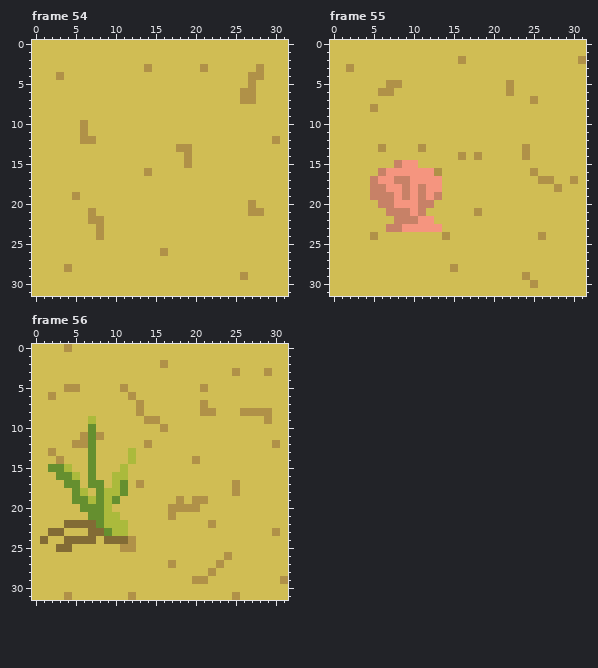
One commit to this pixel-art file: Scavenger Roguelike Tutorial/Assets/Sprites/Tribal_SpriteSheet.ase. That is the earlier state.
32x32 pixels, 93 frames. Colours within 5 levels of each other are drawn and written as one. Shown: frame 54, frame 55, frame 56. The commit also changed other frames, which this record leaves out.
Now the later version:
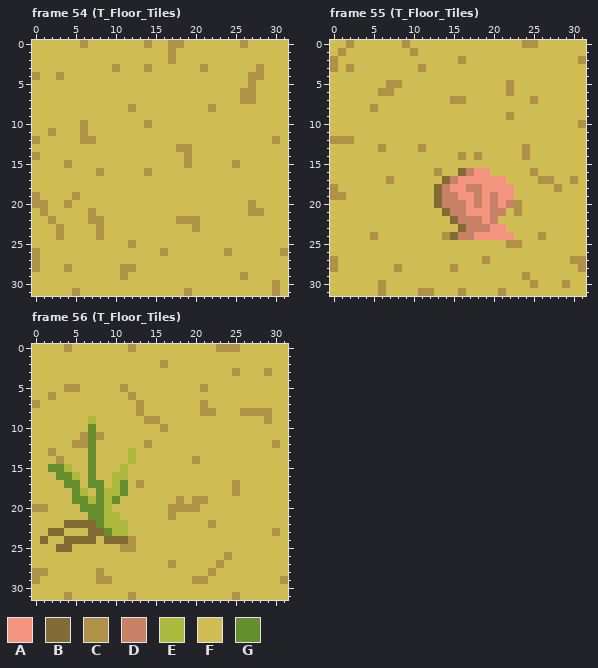
Palette (. is transparent): A #f5957f  B #826b35  C #b09148  D #c78167  E #abba3c  F #d0bd54  G #658f2f
Message: More Sprites added added new floor tiles
The exact change:
Frame 54 (T_Floor_Tiles), layers "Middle", "Bottom":
The author changed colour F to colour C in row 0 at x 6, 14, 17 to 18 and 26; in rows 1 to 2 at x 17; in row 3 at x 10; in row 4 at x 0; in row 8 at x 12 and 22; in row 10 at x 14.
The author changed colour F to colour C in row 11 at x 2; in row 12 at x 0; in row 14 at x 0; in row 15 at x 4 and 25; in row 16 at x 8; in row 19 at x 0.
The author changed colour F to colour C in row 20 at x 0 to 1 and 4; in row 21 at x 1; in row 22 at x 2 and 18 to 20; in row 23 at x 3 and 20; in row 24 at x 3; in row 25 at x 12.
The author changed colour F to colour C in row 26 at x 0, 24 and 31; in row 27 at x 0; in row 28 at x 0 and 11 to 12; in row 29 at x 11; in row 30 at x 30; in row 31 at x 5, 19 and 30.
Frame 55 (T_Floor_Tiles), layers "Top", "Middle":
The author changed colour C to colour A in row 21 at x 18.
The author changed colour F to colour A in row 16 at x 18 to 19; in row 17 at x 16 to 21; in row 18 at x 15 to 16 and 19 to 22; in row 19 at x 16 to 17, 19 and 21 to 22; in row 20 at x 17, 19 and 21; in row 21 at x 17 and 19.
The author changed colour F to colour A in row 22 at x 19; in row 23 at x 20 to 21; in row 24 at x 18 to 22.
The author changed colour A to colour B in row 18 at x 13.
The author changed colour D to colour B in row 19 at x 13.
The author changed colour F to colour B in row 16 at x 16; in row 17 at x 14; in row 20 at x 13; in row 21 at x 14; in row 22 at x 15; in row 23 at x 16.
The author changed colour F to colour B in row 24 at x 15.
The author changed colour A to colour C in row 17 at x 7.
The author changed colour F to colour C in row 0 at x 2, 9 and 24 to 25; in row 1 at x 1 and 10; in row 2 at x 0; in row 3 at x 0 and 11; in row 7 at x 15 to 16; in row 9 at x 22.
The author changed colour F to colour C in row 10 at x 31; in row 12 at x 0 to 2; in row 18 at x 0; in row 19 at x 0 to 1; in rows 20 to 21 at x 23; in row 25 at x 22 to 23.
The author changed colour F to colour C in row 27 at x 0, 19 and 30 to 31; in row 28 at x 0, 8 and 31; in row 30 at x 6 and 29; in row 31 at x 6, 11 to 12, 16 and 21.
The author changed colour F to colour D in row 16 at x 17; in row 17 at x 15; in row 18 at x 14 and 17 to 18; in row 19 at x 14 to 15, 18 and 20; in row 20 at x 14 to 16, 18, 20 and 22; in row 21 at x 15 to 16 and 20 to 21.
The author changed colour F to colour D in row 22 at x 16 to 18 and 20; in row 23 at x 17 to 19; in row 24 at x 16 to 17.
The author changed colour A to colour F in row 15 at x 9 to 10; in row 16 at x 7 to 12; in row 17 at x 6 and 10 to 13; in row 18 at x 7 to 8, 10 and 12; in row 19 at x 8, 10 and 12; in row 20 at x 8 to 10.
The author changed colour A to colour F in row 21 at x 10; in row 22 at x 11 to 12; in row 23 at x 9 to 13.
The author changed colour D to colour F in row 15 at x 8; in row 16 at x 6; in row 17 at x 5 and 8 to 9; in row 18 at x 5 to 6, 9 and 11; in row 19 at x 5 to 7, 9 and 11; in row 20 at x 6 to 7 and 11 to 12.
The author changed colour D to colour F in row 21 at x 7 to 9 and 11; in row 22 at x 8 to 10; in row 23 at x 7 to 8.
Frame 56 (T_Floor_Tiles), layer "Middle":
The author changed colour F to colour C in row 0 at x 12 and 23 to 25; in row 7 at x 0; in row 20 at x 0 to 1; in row 28 at x 0 to 1 and 8; in row 29 at x 0 and 8 to 9.
